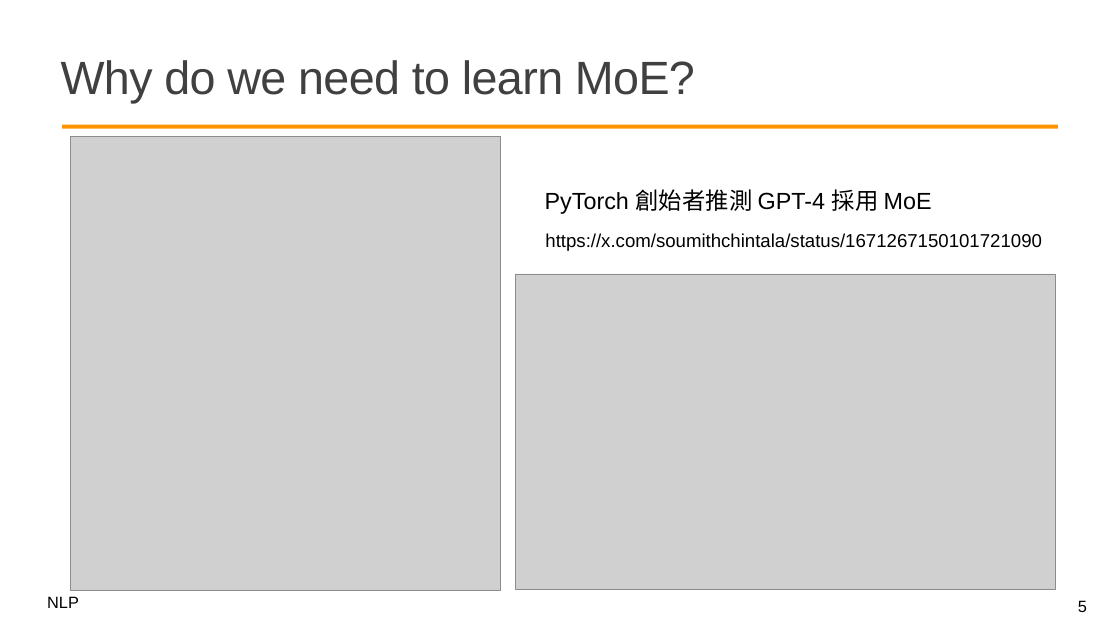
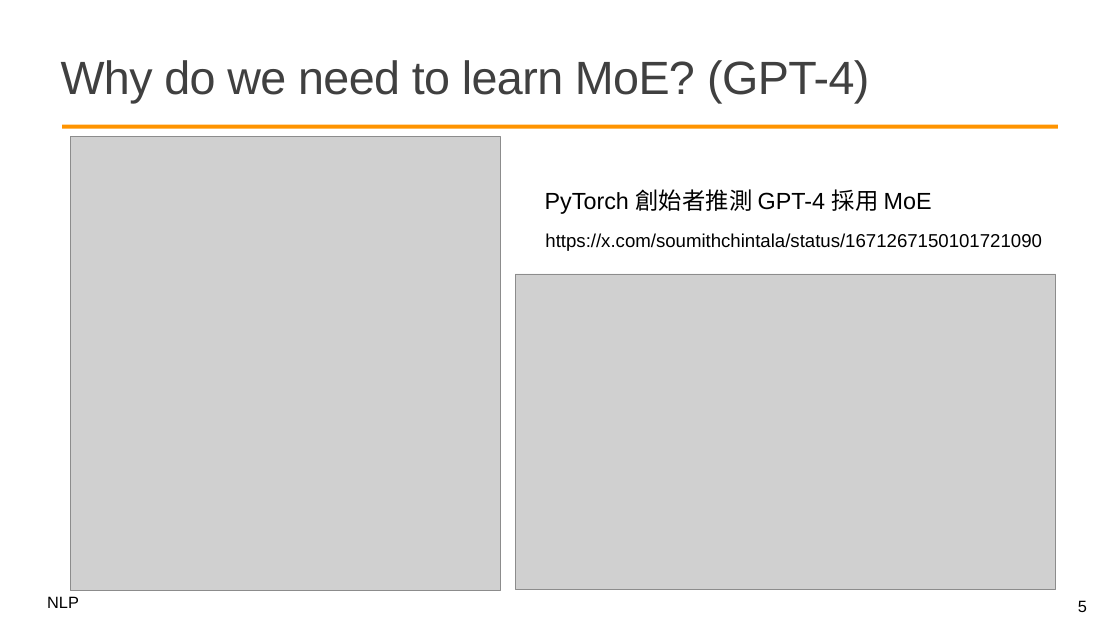
Before and after one commit to mcps5601/CGUNLP_2025_Spring, a slide deck: slide 5 of slides/moe_0601.pptx. Drawn at 1120x630 pixels with LibreOffice and Linux fonts; fonts in the diff are those of the drawing; grey boxes stand for pictures; background and template pictures are left out. Boxes give left, top, right and bottom in pixels: in the first picture for what was removed or moved away, otherwise in the second. Text is boxed around its words. In the diff, an @@ line names an element or a change of style, - is before the commit and + after.

```diff
--- a/slides/moe_0601.pptx
+++ b/slides/moe_0601.pptx
@@ title at [61,60,869,103]: text changed @@
-Why do we need to learn MoE?
+Why do we need to learn MoE? (GPT-4)
```
Also in this commit, not shown: 8 other slides changed, 5 slides added, 1 slide removed, 1 other file.
